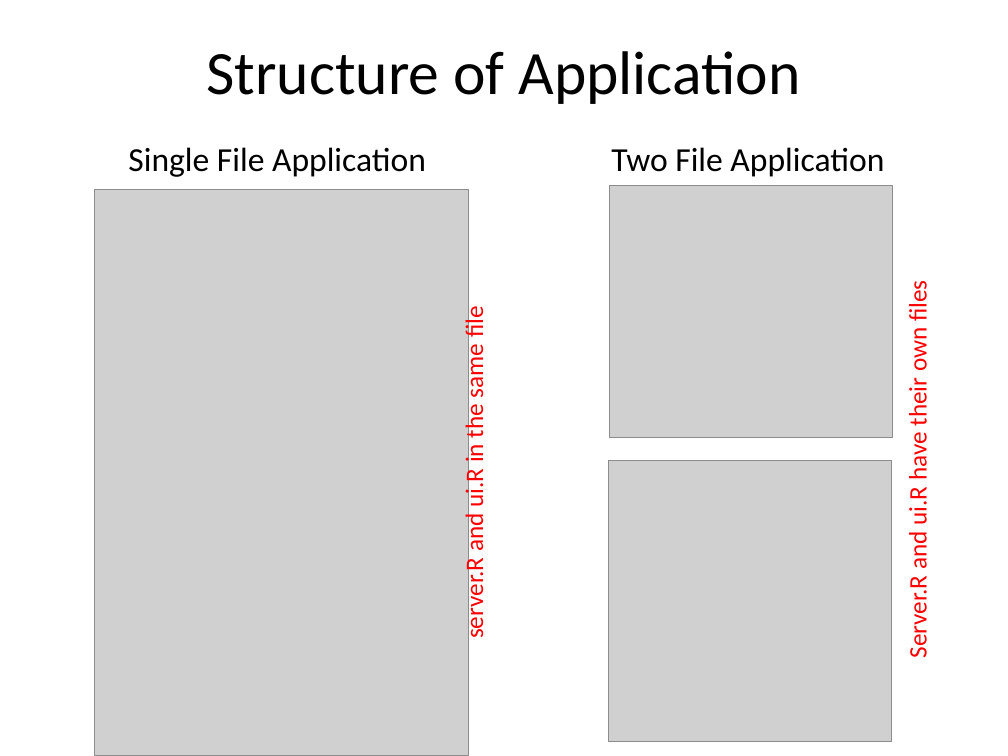
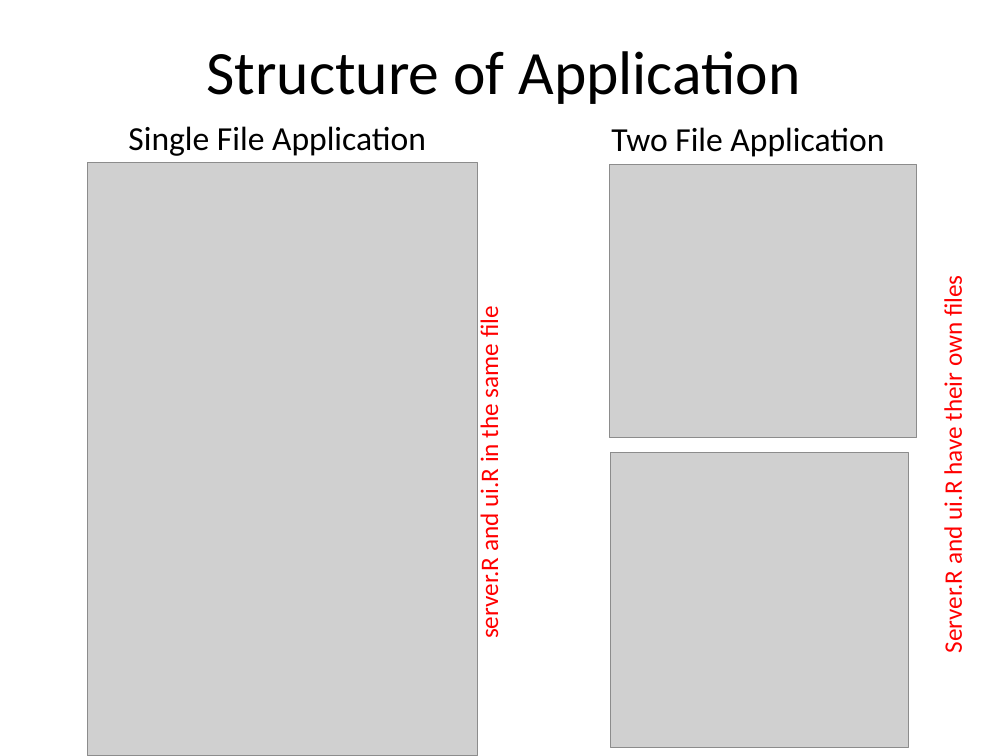
Before and after one commit to cabradbury/shiny-apps-part1, a slide deck: slide 9 of Presentation.pptx. Drawn at 1008x756 pixels with LibreOffice and Linux fonts; fonts in the diff are those of the drawing; grey boxes stand for pictures. Boxes give left, top, right and bottom in pixels: in the first picture for what was removed or moved away, otherwise in the second. Text is boxed around its words. In the diff, an @@ line names an element or a change of style, - is before the commit and + after.

Commit message:
Updated Presentation

```diff
--- a/Presentation.pptx
+++ b/Presentation.pptx
@@ text "Single File Application": place and size @@
-text "Single File Application" at [128,147,426,177]
+text "Single File Application" at [128,126,426,156]
@@ text "Two File Application": place and size @@
-text "Two File Application" at [611,147,884,177]
+text "Two File Application" at [611,127,884,157]
@@ picture: place and size @@
-picture at [95,190,468,756]
+picture at [87,162,478,756]
@@ picture: place and size @@
-picture at [609,185,892,437]
+picture at [609,164,916,437]
@@ text "server.R and ui.R in the ...": place and size @@
-text "server.R and ui.R in the ..." at [459,309,490,637]
+text "server.R and ui.R in the ..." at [474,309,505,637]
@@ text "Server.R and ui.R have their ...": place and size @@
-text "Server.R and ui.R have their ..." at [903,284,934,656]
+text "Server.R and ui.R have their ..." at [938,279,969,651]
@@ picture: place and size @@
-picture at [608,461,891,742]
+picture at [611,453,908,748]
```
Also in this commit, not shown: 5 slides added.
